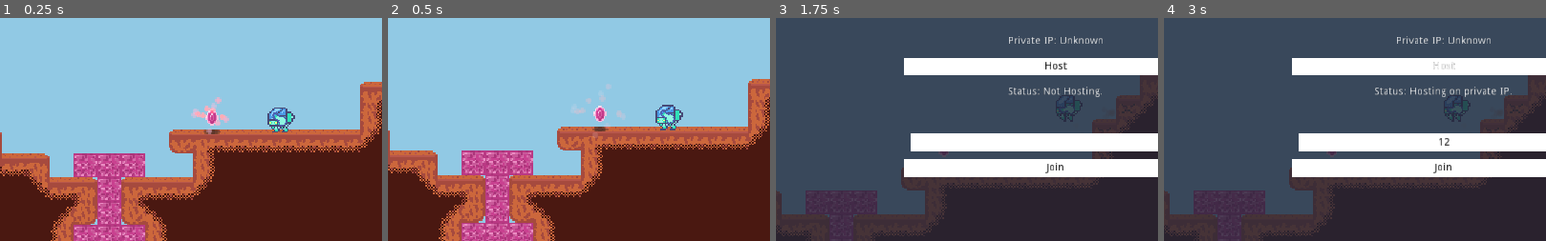
Above: before the commit, frames 1-4 (left to right).
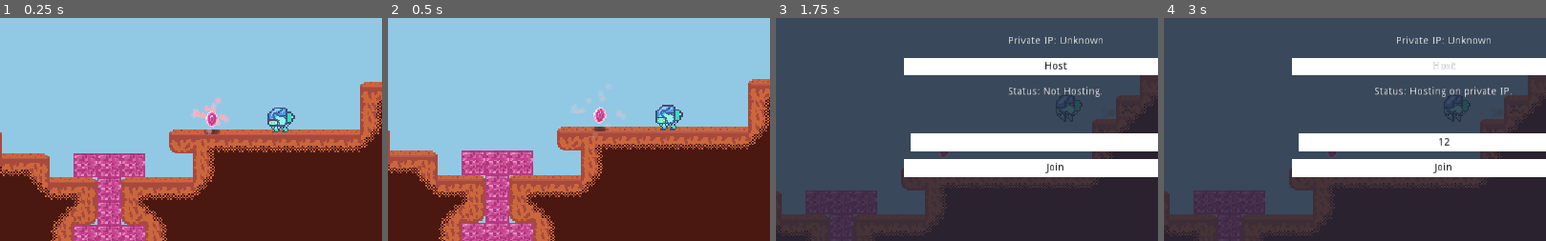
Above: after the commit, the same moments.

Repository: MichaelRRyan/Mecha-Miners
Game: Godot game, scene res://scenes/Gameplay.tscn
Same seed, same stepped clock (60 frames per second), same inputs: the game is played once before the commit and once after it.
Inputs (mouse positions are % of the whole screen's width and height, from its top left):
- Up to frame 1 (0.25 s): no input
- Up to frame 2 (0.5 s): no input
- Up to frame 3 (1.75 s): tap Enter at 0.5 s; move the mouse to (72, 45) at 0.52 s; press the mouse at (72, 45) at 0.53 s; hold D (move_right) 0.53-1.28 s; tap W (jump) at 0.77, 1.52 s; move the mouse to (30, 55) at 1.27 s; release the mouse at (30, 55) at 1.28 s; hold A (move_left) from 1.28 s (still down); tap H (toggle_network_panel) at 1.35 s
- Up to frame 4 (3 s): release A (move_left) at 2 s; click (50, 56) at 2.02 s; type "12" at 2.1 s; click "Host" at 2.75 s
The pictures show only the part of the screen within x 13-63%, y 28-78%; the shares and areas given below are measured in that part.

The runs differ from the first frame. In frame 1, 0.1% of the frame differs, in the area x 53-58%, y 41-50%; in frame 2, 0.1%; in frame 3, less than 0.1%; in frame 4, less than 0.1%.

Commit message:
Added multiple shard spawn and initial velocity

Diff:
--- a/scenes/CrystalShard.tscn
+++ b/scenes/CrystalShard.tscn
@@ -11,7 +11,7 @@
 [sub_resource type="Animation" id=1]
 length = 0.001
 tracks/0/type = "bezier"
-tracks/0/path = NodePath("Sprite:position:x")
+tracks/0/path = NodePath("Sprite:position:y")
 tracks/0/interp = 1
 tracks/0/loop_wrap = true
 tracks/0/imported = false
@@ -21,17 +21,17 @@
 "times": PoolRealArray( 0 )
 }
 tracks/1/type = "bezier"
-tracks/1/path = NodePath("Sprite:position:y")
+tracks/1/path = NodePath("ShadowSprite:frame")
 tracks/1/interp = 1
 tracks/1/loop_wrap = true
 tracks/1/imported = false
 tracks/1/enabled = true
 tracks/1/keys = {
-"points": PoolRealArray( -4, -0.25, 0, 0.25, 0 ),
+"points": PoolRealArray( 0, -0.25, 0, 0.25, 0 ),
 "times": PoolRealArray( 0 )
 }
 tracks/2/type = "bezier"
-tracks/2/path = NodePath("ShadowSprite:frame")
+tracks/2/path = NodePath("Sprite:rotation_degrees")
 tracks/2/interp = 1
 tracks/2/loop_wrap = true
 tracks/2/imported = false
@@ -52,8 +52,8 @@
 tracks/0/imported = false
 tracks/0/enabled = true
 tracks/0/keys = {
-"points": PoolRealArray( -1, -0.7, 0, 0.7, 0, -5, -0.7, 0, 0.7, 0, -1, -0.7, 0, 0.7, 0 ),
-"times": PoolRealArray( 0, 1.5, 3 )
+"points": PoolRealArray( 0, -0.7, 0, 0.7, 0, -4, -0.7, 0, 0.7, 0, 0, -0.7, 0, 0.7, 0 ),
+"times": PoolRealArray( 0, 1.5, 3.1 )
 }
 tracks/1/type = "value"
 tracks/1/path = NodePath("ShadowSprite:frame")
@@ -66,6 +66,16 @@
 "transitions": PoolRealArray( 1, 1, 1, 1, 1, 1 ),
 "update": 1,
 "values": [ 0, 1, 2, 2, 1, 0 ]
+}
+tracks/2/type = "bezier"
+tracks/2/path = NodePath("Sprite:rotation_degrees")
+tracks/2/interp = 1
+tracks/2/loop_wrap = true
+tracks/2/imported = false
+tracks/2/enabled = true
+tracks/2/keys = {
+"points": PoolRealArray( 0, -0.25, 0, 0.25, 0, 10, -0.25, 0, 0.25, 0, -10, -0.25, 0, 0.25, 0, 0, -0.25, 0, 0.25, 0 ),
+"times": PoolRealArray( 0, 0.7, 2.3, 3.1 )
 }
 
 [sub_resource type="CapsuleShape2D" id=3]
@@ -107,12 +117,12 @@
 script = ExtResource( 2 )
 
 [node name="CollisionShape2D" type="CollisionShape2D" parent="."]
+visible = false
 position = Vector2( 0, 1 )
 shape = SubResource( 9 )
 
 [node name="Sprite" type="Sprite" parent="."]
 modulate = Color( 1.05, 1.05, 1.05, 1 )
-position = Vector2( 0, -4 )
 z_index = 1
 texture = ExtResource( 1 )
 offset = Vector2( 0.5, 0.5 )
@@ -135,7 +145,7 @@
 z_index = 1
 
 [node name="CollisionShape2D" type="CollisionShape2D" parent="Area2D"]
-position = Vector2( 0, -3 )
+position = Vector2( 0, -2 )
 shape = SubResource( 3 )
 
 [node name="PickupParticles" type="Particles2D" parent="."]
--- a/scripts/CrystalShard.gd
+++ b/scripts/CrystalShard.gd
@@ -1,6 +1,7 @@
 extends KinematicBody2D
 
 export var gravity = 200.0
+export var friction_multiplier = 0.96
 
 var velocity = Vector2.ZERO
 var was_on_floor = false
@@ -13,6 +14,7 @@
 func _physics_process(delta):
 	velocity.y += gravity * delta
 	velocity = move_and_slide(velocity, Vector2.UP)
+	velocity.x *= friction_multiplier
 	__check_for_floor()
 
 
--- a/scripts/Terrain.gd
+++ b/scripts/Terrain.gd
@@ -96,9 +96,11 @@
 	var type = get_cellv(tile_position)
 
 	if TileType.Crystal == type:
-		var crystal = CrystalShard.instance()
-		crystal.position = tile_position * 16.0 + Vector2(8.0, 9.0)
-		add_child(crystal)
+		for i in range(1, 5):
+			var crystal = CrystalShard.instance()
+			crystal.position = tile_position * 16.0 + Vector2(8.0, 9.0)
+			crystal.velocity = Vector2(rand_range(-50, 50), rand_range(-10, -70))
+			add_child(crystal)
 
 	# Removes the cell and updates the surrounding cells.
 	set_cellv(tile_position, -1)
